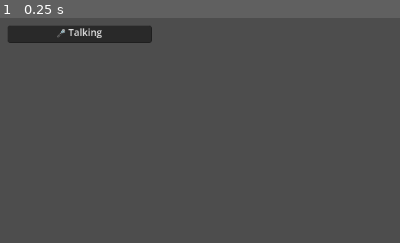
Above: before the commit, frame 1.
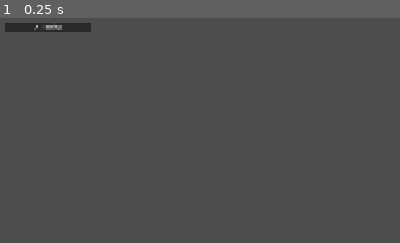
Above: after the commit, the same moment.

Repository: joelkarn/veiled-deceit
Game: Godot game, scene res://scenes/player.tscn
Same seed, same stepped clock (60 frames per second), same inputs: the game is played once before the commit and once after it. This scene is started directly instead of the project's main scene.
Inputs:
- Up to frame 1 (0.25 s): no input
The pictures show only the part of the screen within x 0-50%, y 0-50%; the shares and areas given below are measured in that part.
In our replay, the window is 799x449 before the commit and 800x450 after it. These sizes can differ from the game's own. Grey fills any space a smaller window leaves; there, only what the larger window draws over its background counts as a difference.

The runs differ from the first frame. In frame 1, 2.5% of the frame differs, in the area x 1-38%, y 2-12%.

Commit message:
Adjust UI size, add arrows that stick to surfaces

Diff:
--- a/project.godot
+++ b/project.godot
@@ -13,6 +13,14 @@
 config/name="Veiled Deceit"
 run/main_scene="res://scenes/main.tscn"
 config/features=PackedStringArray("4.6", "Forward Plus")
+
+[display]
+
+window/size/viewport_width=1920
+window/size/viewport_height=1080
+window/size/mode=3
+window/stretch/mode="canvas_items"
+window/stretch/aspect="expand"
 
 [audio]
 
--- /dev/null
+++ b/scenes/arrow.tscn
@@ -0,0 +1,15 @@
+[gd_scene load_steps=3 format=3 uid="uid://arrow_scene"]
+
+[ext_resource type="Script" path="res://scripts/arrow.gd" id="1_arrow"]
+
+[sub_resource type="CylinderMesh" id="CylinderMesh_arrow"]
+top_radius = 0.02
+bottom_radius = 0.02
+height = 0.5
+
+[node name="Arrow" type="Node3D"]
+script = ExtResource("1_arrow")
+
+[node name="MeshInstance3D" type="MeshInstance3D" parent="."]
+transform = Transform3D(1, 0, 0, 0, -4.37114e-08, 1, 0, -1, -4.37114e-08, 0, 0, 0)
+mesh = SubResource("CylinderMesh_arrow")
--- /dev/null
+++ b/scripts/arrow.gd
@@ -0,0 +1,18 @@
+extends Node3D
+
+## Arrow projectile that sticks to objects
+class_name Arrow
+
+@onready var mesh_instance: MeshInstance3D = $MeshInstance3D
+
+var lifetime: float = 10.0  # Seconds before arrow disappears
+var timer: float = 0.0
+
+func _ready() -> void:
+	# Auto-remove after lifetime
+	pass
+
+func _process(delta: float) -> void:
+	timer += delta
+	if timer >= lifetime:
+		queue_free()
--- a/scripts/player.gd
+++ b/scripts/player.gd
@@ -90,6 +90,14 @@
 const BOW_RAYCAST_RANGE := 20.0
 const BOW_DAMAGE := 12.0
 
+# Arrow scene for visual projectiles
+var arrow_scene: PackedScene = preload("res://scenes/arrow.tscn")
+
+# Debug line for bow attacks
+var debug_line: MeshInstance3D = null
+var debug_line_mesh: ImmediateMesh = null
+@export var show_bow_debug_line: bool = true
+
 var auto_attack_on_cooldown := false
 var melee_area: Area3D
 var melee_shape: CollisionShape3D
@@ -147,6 +155,7 @@
 	_create_melee_area()
 	_create_melee_debug_mesh()
 	_update_melee_debug_visual(false)
+	_create_debug_line()
 
 	# Setup camera after everything is ready
 	call_deferred("_setup_camera")
@@ -591,44 +600,83 @@
 	if animation_player and animation_player.has_animation("attack"):
 		animation_player.play("attack")
 
-	# Perform raycast from camera center
+	# Perform raycast from camera center to find what we're aiming at
 	if camera:
 		var space_state = get_world_3d().direct_space_state
-		var from = camera.global_position
-		var to = from + (-camera.global_transform.basis.z * BOW_RAYCAST_RANGE)
-
-		var query = PhysicsRayQueryParameters3D.create(from, to)
-		query.collision_mask = 2  # Layer 2 = Players/Entities
-		query.exclude = [self]  # Don't hit ourselves
-
-		var result = space_state.intersect_ray(query)
-
-		if result and result.has("collider"):
-			var body = result.collider
-
-			if body.has_method("take_damage"):
-				# Process damage
-				if multiplayer.is_server():
-					# Host processes damage directly
-					body.take_damage(BOW_DAMAGE, player_id)
+		var camera_from = camera.global_position
+		var camera_to = camera_from + (-camera.global_transform.basis.z * BOW_RAYCAST_RANGE)
+
+		# First raycast: from camera through crosshair to find target
+		var camera_query = PhysicsRayQueryParameters3D.create(camera_from, camera_to)
+		camera_query.collision_mask = 3  # Layer 1 (environment) + Layer 2 (entities) - hit everything
+		camera_query.exclude = [self]  # Don't hit ourselves
+
+		var camera_result = space_state.intersect_ray(camera_query)
+
+		if camera_result and camera_result.has("collider"):
+			var target_body = camera_result["collider"]
+			var camera_hit_position = camera_result["position"]
+
+			# Second raycast: from player to the exact hit position - check line of sight
+			var player_from = global_position + Vector3(0, 1.5, 0)  # Shoot from chest height
+			var player_to = camera_hit_position  # Aim for exact position camera hit
+
+			var player_query = PhysicsRayQueryParameters3D.create(player_from, player_to)
+			player_query.collision_mask = 3  # Layer 1 (environment) + Layer 2 (entities)
+			player_query.exclude = [self]  # Don't hit ourselves
+
+			var player_result = space_state.intersect_ray(player_query)
+
+			# Determine what we actually hit from player perspective
+			var actual_hit_body = null
+			var actual_hit_position = player_to
+			var hit_intended_target = false
+
+			if player_result.has("collider"):
+				actual_hit_body = player_result["collider"]
+				actual_hit_position = player_result["position"]
+				hit_intended_target = (actual_hit_body == target_body)
+
+			# Draw debug line (local only)
+			if is_local_player:
+				_draw_debug_line(player_from, actual_hit_position, hit_intended_target)
+
+			# Spawn arrow on whatever we hit (sync across network)
+			if actual_hit_body:
+				var body_path = actual_hit_body.get_path()
+
+				# Spawn arrow locally
+				_spawn_arrow(actual_hit_position, (player_to - player_from).normalized(), actual_hit_body)
+
+				# Sync arrow spawn to all other clients
+				if multiplayer.multiplayer_peer != null:
+					rpc("_sync_arrow_spawn", actual_hit_position, (player_to - player_from).normalized(), body_path)
+
+				# Deal damage only if it's a damageable target
+				if actual_hit_body.has_method("take_damage"):
+					if multiplayer.is_server():
+						# Host processes damage directly
+						actual_hit_body.take_damage(BOW_DAMAGE, player_id)
+					else:
+						# Client sends damage request to host
+						var network_manager = get_tree().current_scene.get_node_or_null("NetworkManager")
+						if network_manager:
+							var body_name = ""
+							var body_peer_id = 0
+
+							# Check if it's a player
+							if actual_hit_body.get("player_id") != null:
+								body_peer_id = actual_hit_body.player_id
+								body_name = "Player_" + str(body_peer_id)
+							else:
+								# It's an enemy or other object
+								body_name = actual_hit_body.name
+
+							network_manager.rpc_id(1, "process_damage_request", player_id, body_name, body_peer_id, BOW_DAMAGE)
+
+					print("Bow hit and damaged: ", actual_hit_body.name)
 				else:
-					# Client sends damage request to host
-					var network_manager = get_tree().current_scene.get_node_or_null("NetworkManager")
-					if network_manager:
-						var body_name = ""
-						var body_peer_id = 0
-
-						# Check if it's a player
-						if body.get("player_id") != null:
-							body_peer_id = body.player_id
-							body_name = "Player_" + str(body_peer_id)
-						else:
-							# It's an enemy or other object
-							body_name = body.name
-
-						network_manager.rpc_id(1, "process_damage_request", player_id, body_name, body_peer_id, BOW_DAMAGE)
-
-				print("Bow hit: ", body.name)
+					print("Bow hit: ", actual_hit_body.name, " (no damage)")
 
 	auto_attack_active = false
 
@@ -739,6 +787,89 @@
 	else:
 		crosshair_ui.hide_crosshair()
 
+# ----------------------------
+# Bow attack helpers
+# ----------------------------
+
+## Create debug line mesh for visualizing bow shots
+func _create_debug_line() -> void:
+	debug_line_mesh = ImmediateMesh.new()
+	debug_line = MeshInstance3D.new()
+	debug_line.mesh = debug_line_mesh
+	debug_line.cast_shadow = GeometryInstance3D.SHADOW_CASTING_SETTING_OFF
+	# Add to scene root, not to player, so it uses global coordinates
+	get_tree().current_scene.call_deferred("add_child", debug_line)
+
+## Draw a debug line from start to end position
+func _draw_debug_line(start: Vector3, end: Vector3, hit_success: bool) -> void:
+	if not show_bow_debug_line or not is_local_player or not debug_line_mesh:
+		return
+
+	# Clear previous line
+	debug_line_mesh.clear_surfaces()
+
+	# Create material
+	var material = StandardMaterial3D.new()
+	material.shading_mode = BaseMaterial3D.SHADING_MODE_UNSHADED
+	material.transparency = BaseMaterial3D.TRANSPARENCY_ALPHA
+	material.vertex_color_use_as_albedo = false
+	material.disable_receive_shadows = true
+
+	# Green if hit, red if blocked
+	if hit_success:
+		material.albedo_color = Color(0.0, 1.0, 0.0, 0.8)
+	else:
+		material.albedo_color = Color(1.0, 0.0, 0.0, 0.8)
+
+	# Draw line in global space
+	debug_line_mesh.surface_begin(Mesh.PRIMITIVE_LINES, material)
+	debug_line_mesh.surface_add_vertex(start)
+	debug_line_mesh.surface_add_vertex(end)
+	debug_line_mesh.surface_end()
+
+	# Make sure debug_line is at origin for global coordinates
+	if debug_line:
+		debug_line.global_position = Vector3.ZERO
+
+	# Clear line after a short delay
+	await get_tree().create_timer(0.5).timeout
+	if debug_line_mesh:
+		debug_line_mesh.clear_surfaces()
+
+## Spawn an arrow at the hit position and attach it to the hit object
+func _spawn_arrow(hit_position: Vector3, direction: Vector3, hit_object: Node) -> void:
+	if not arrow_scene:
+		return
+
+	var arrow = arrow_scene.instantiate()
+
+	# Add arrow to the scene
+	get_tree().current_scene.add_child(arrow)
+
+	# Slightly embed the arrow into the surface (move back along direction)
+	arrow.global_position = hit_position - direction * 0.25
+
+	# Orient arrow to point in the direction of travel
+	# Create a basis that points forward in the direction vector
+	var arrow_basis = Basis.looking_at(direction, Vector3.UP)
+	arrow.global_transform.basis = arrow_basis
+
+	# Parent arrow to the hit object so it moves with it
+	if hit_object and hit_object is Node3D:
+		# Reparent to hit object
+		var local_transform = arrow.global_transform
+		arrow.get_parent().remove_child(arrow)
+		hit_object.add_child(arrow)
+		arrow.global_transform = local_transform
+
+## RPC to sync arrow spawns across all clients
+@rpc("any_peer", "call_remote", "reliable")
+func _sync_arrow_spawn(hit_position: Vector3, direction: Vector3, body_path: NodePath) -> void:
+	# Get the hit object from path
+	var hit_object = get_node_or_null(body_path)
+	if hit_object:
+		_spawn_arrow(hit_position, direction, hit_object)
+
 func stop_movement(delta):
 	# Stop animation and movement when menu is open
 	if animation_player and animation_player.current_animation != "idle":
Not shown, added: scripts/arrow.gd.uid
